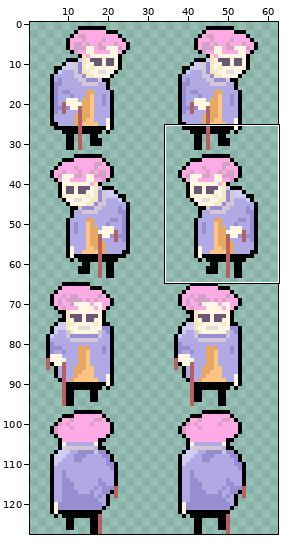
File history of a sprite sheet, assets/player.png. Above, an overview of the earlier version with the close-up marked.
Close-up. First the earlier version:
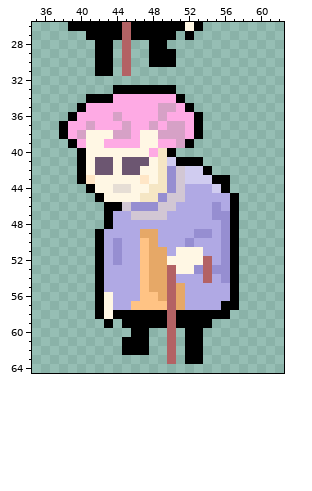
The file is 64x128 pixels. Shown: x 35..62, y 26..64. The wide view leaves out empty margins.
After the commit:
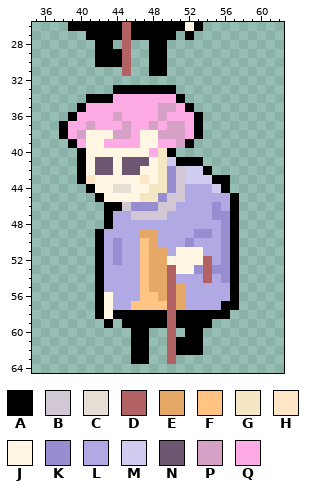
Palette (. is transparent): A #000000  B #d2c7d4  C #e6ded5  D #b36264  E #e6a867  F #ffc384  G #f5e6c4  H #ffe6c6  J #fff7e4  K #968ed1  L #b0a9e4  M #d0ccf0  N #6c5671  P #d6a1c6  Q #feaae4
Change:
Colour A is added in rows 29 to 30 at x 44; in row 31 at x 48 to 49; in rows 61 to 62 at x 51; in row 63 at x 46 to 47.
Colour A is removed in rows 29 to 30 at x 50; in row 31 at x 42 to 43; in rows 61 to 62 at x 45; in row 63 at x 52 to 53.
